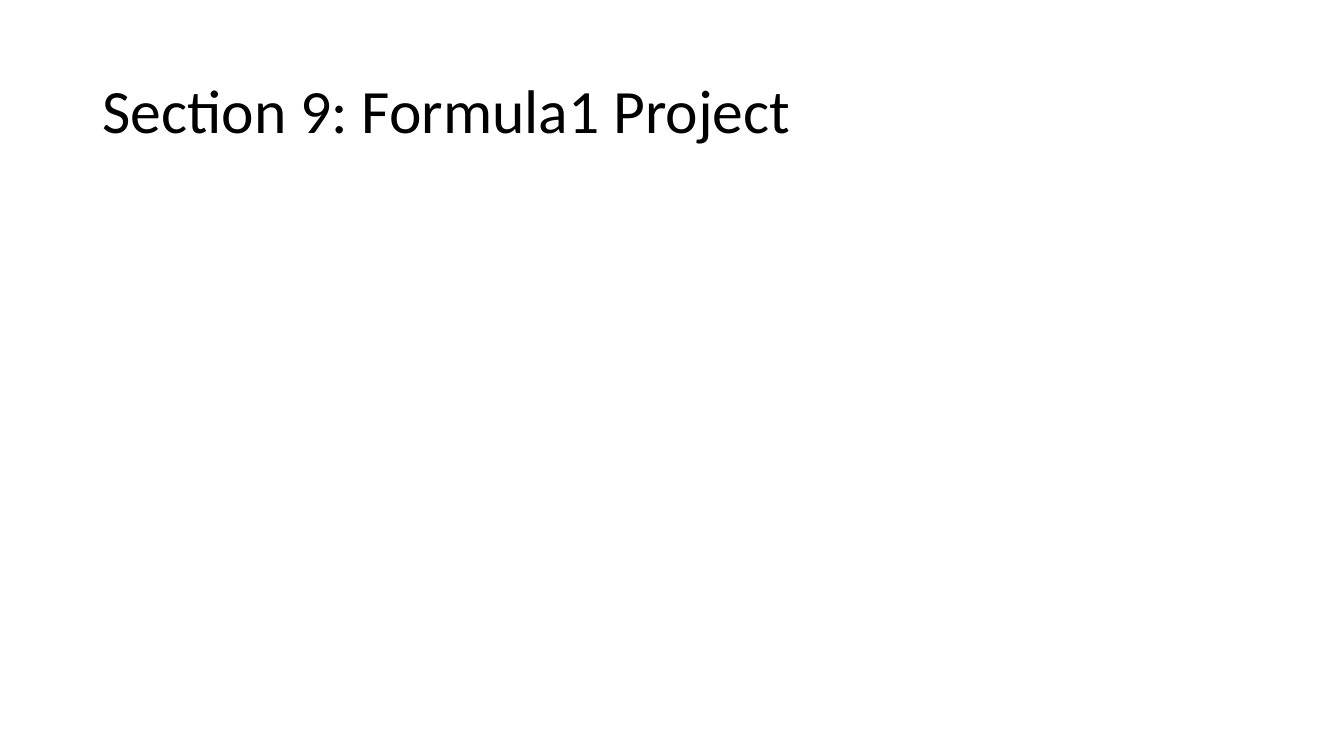
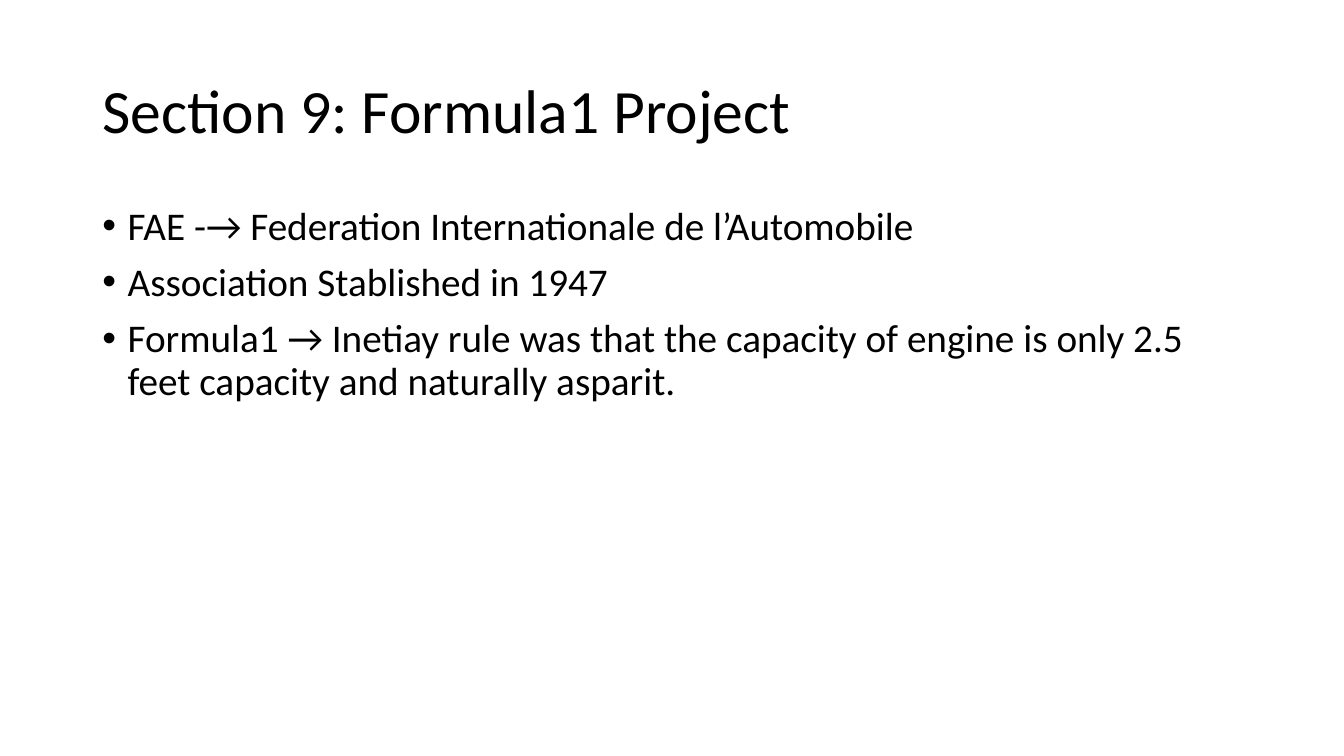
Before and after one commit to Hamza20203064/QuantumFlow-Databricks-ETL, a slide deck: slide 3 of Azure Databricks.pptx. Drawn at 1344x756 pixels with LibreOffice and Linux fonts; fonts in the diff are those of the drawing. Boxes give left, top, right and bottom in pixels: in the first picture for what was removed or moved away, otherwise in the second. Text is boxed around its words. In the diff, an @@ line names an element or a change of style, - is before the commit and + after.

```diff
--- a/Azure Databricks.pptx
+++ b/Azure Databricks.pptx
@@ text added at [128,212,1183,402], 28 pt, text #000000 @@
+• FAE -→ Federation Internationale de l’Automobile
+• Association Stablished in 1947
+• Formula1 → Inetiay rule was that the capacity of engine is only 2.5 feet capacity and naturally asparit.
```
Also in this commit, not shown: 1 other file.
